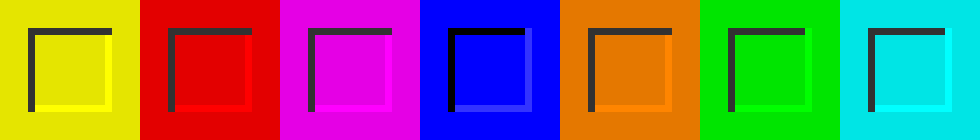
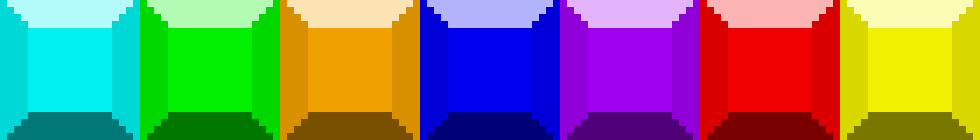
Before/after of a 980×140 layered artwork. What changed in the layer stack:
painted on "yellowmino.xcf" over [0, 0, 980, 140]
painted on "redmino.xcf" over [140, 0, 840, 140]
removed layer "pinkmino.xcf" over [280, 0, 420, 140]
added layer "purplemino.xcf" above "orangemino.xcf" over [560, 0, 700, 140]
painted on "orangemino.xcf" over [280, 0, 700, 140]
painted on "greenmino.xcf" over [140, 0, 840, 140]
painted on "cyanmino.xcf" over [0, 0, 980, 140]
painted on "bluemino.xcf" over [420, 0, 560, 140]
